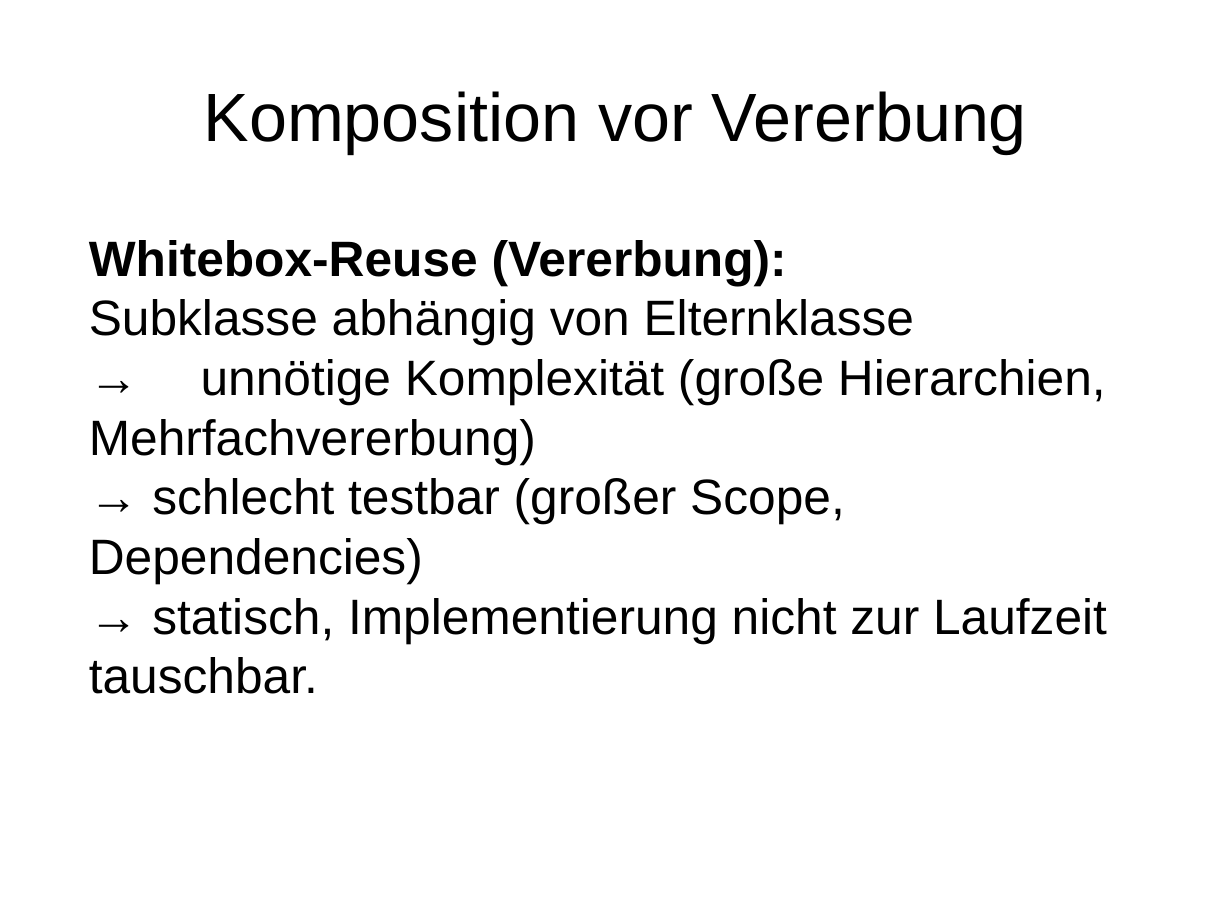
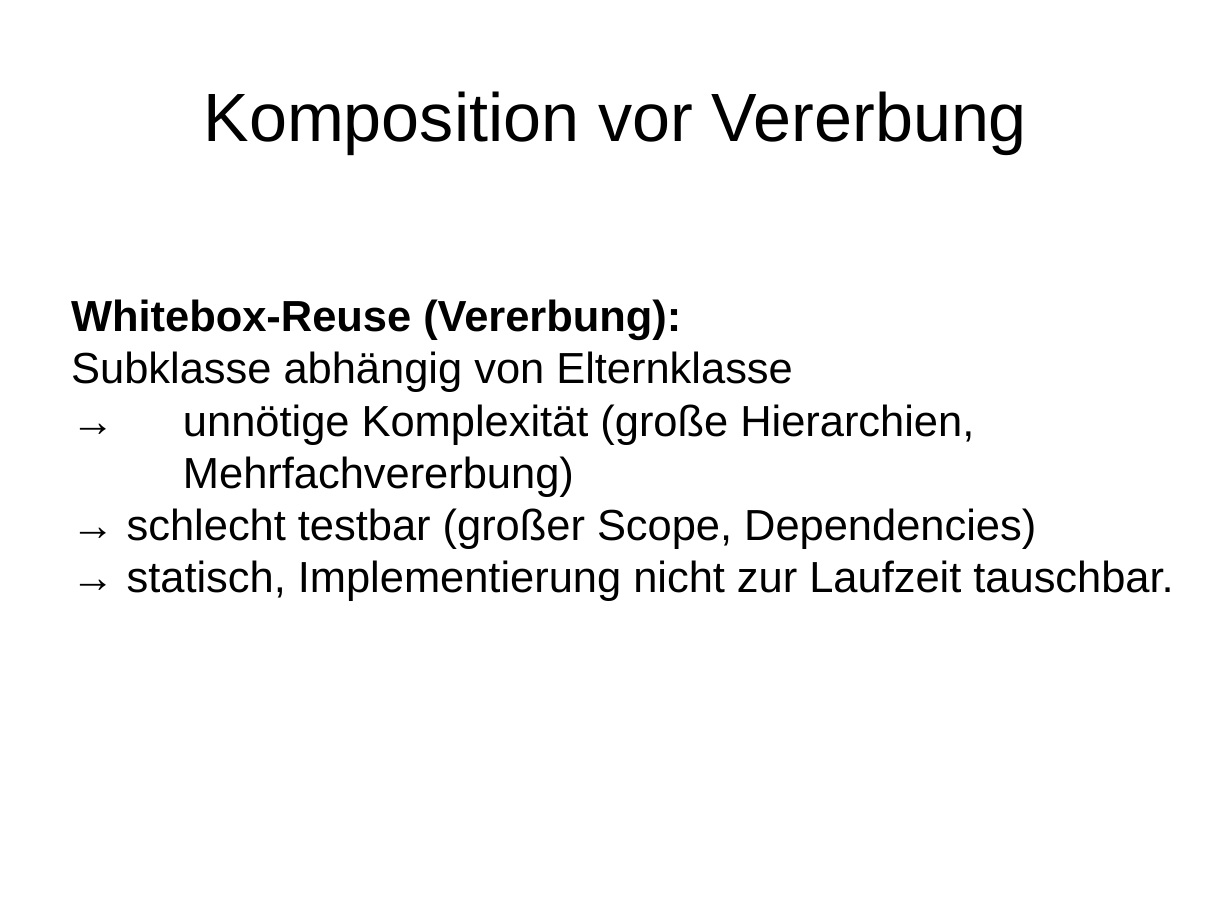
Before and after one commit to Weltraumschaf/Slides, a slide deck: slide 38 of CleanCode/Clean_Code.odp. Drawn at 1232x924 pixels with LibreOffice and Linux fonts; fonts in the diff are those of the drawing. Boxes give left, top, right and bottom in pixels: in the first picture for what was removed or moved away, otherwise in the second. Text is boxed around its words. In the diff, an @@ line names an element or a change of style, - is before the commit and + after.

```diff
--- a/CleanCode/Clean_Code.odp
+++ b/CleanCode/Clean_Code.odp
@@ text "Whitebox-Reuse (Vererbung):": place and size @@
-text "Whitebox-Reuse (Vererbung):" at [89, 240, 1107, 694]
+text "Whitebox-Reuse (Vererbung):" at [71, 299, 1173, 601]
@@ text "Whitebox-Reuse (Vererbung):" at [71, 299, 1173, 601]: size 32 to 28 pt @@
```
Also in this commit, not shown: 2 other slides changed, 1 other file.
